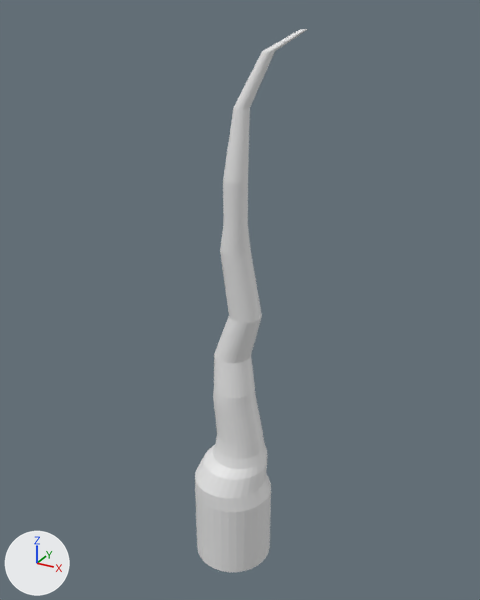
An edit to the Blender file env_tree_AxelCarter_01.blend, drawn before and after from the same camera.
Both versions are drawn from a camera (50 mm lens) standing at (6.95, -12.27, 12.52) and looking at (0.15, 0.11, 6.33). Arrows for +X, +Y and +Z are at lower left; the lights stay in place. The older version comes first.

The scene before the commit, as lines of its bpy script (objects in view):
```python
me_cylinder = bpy.data.meshes.new('Cylinder')
me_cylinder.from_pydata(...)  # 544 vertices, 514 faces; spans x -1.0..1.2, y -1.0..1.07, z -1.0..12.12
ob_cylinder = bpy.data.objects.new('Cylinder', me_cylinder)
ob_cylinder.location = (0.0, 0.0, 0.0)
```
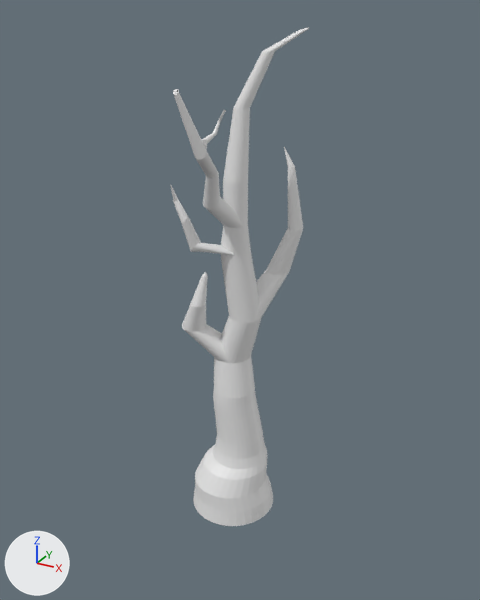
Location of each change, (x1, y1, x2, y2) in pixels of the pictures (480 x 600 px; the box of a moved part takes in the faces that stretch with it):
'Cylinder', reshaped (24% wider, 8% shorter): before (195, 29, 308, 572); after (170, 27, 310, 526)
part 1 of me_cylinder, added: after (170, 89, 303, 363)
part 2 of me_cylinder, moved or reshaped: before (195, 490, 271, 572); after (193, 487, 273, 526)

Diff of the bpy script that builds the scene:
```diff
--- a/env_tree_AxelCarter_01.blend.py
+++ b/env_tree_AxelCarter_01.blend.py
@@ me_cylinder @@
 # used by ob_cylinder; location = (0.0, 0.0, 0.0)
-me_cylinder.from_pydata(...)  # 544 vertices, 514 faces; spans x -1.0..1.2, y -1.0..1.07, z -1.0..12.12
+me_cylinder.from_pydata(...)  # 1248 vertices, 1218 faces; spans x -1.18..1.21, y -2.18..1.5, z 0.61..12.16
+# me_cylinder part 1: 672 vertices added at x -1.18..1.14, y -2.18..1.5, z 5.59..11.21
+# me_cylinder part 2: 32 vertices moved from x -1.0..1.0, y -1.0..1.0, z -1.0 to x -1.06..1.06, y -1.06..1.06, z 0.61
+# other edits to the shape of me_cylinder do not show in these pictures
```
